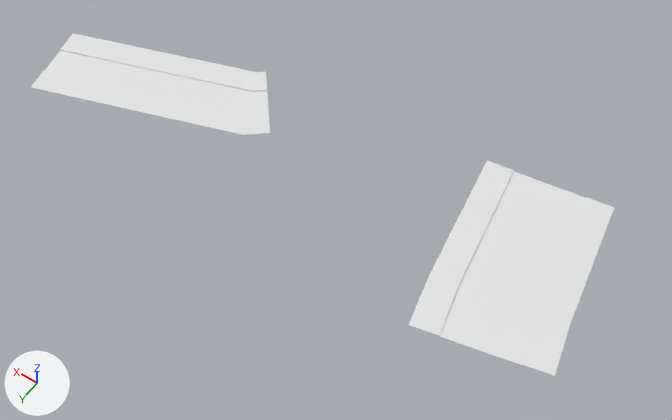
Before and after pictures for a commit that changed the glTF model apps/client/public/world/chunk_-1_6.glb.
The view is the same before and after, from a 50 mm camera at (-65.1, -1165.7, 62.1) aimed at (-35.6, -1207.0, -2.8). Lighting does not change. The marker at lower left points along +X, +Y and +Z. The first picture is the older version. Vertices at exactly the same position are counted once.

Names of what the first picture shows: 'curb', 'road', 'sidewalk'.
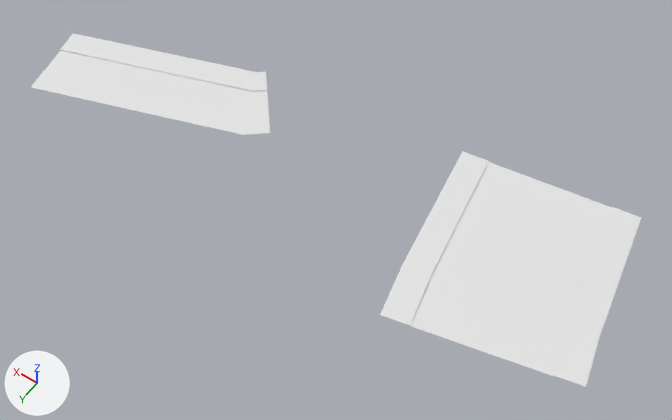
Where the change shows, as pixel boxes (x1, y1, x2, y2) in the pictures (672 x 420 px; the box of a moved part takes in the faces that stretch with it):
'sidewalk', reshaped: before (31, 33, 614, 376); after (31, 33, 641, 387)
part 1 of me_road, moved or reshaped: before (439, 171, 585, 365); after (411, 162, 612, 376)
part 2 of me_sidewalk, moved or reshaped: before (524, 198, 614, 376); after (555, 208, 641, 387)
part 3 of me_sidewalk, moved or reshaped: before (408, 160, 512, 335); after (380, 151, 487, 325)
part 4 of me_curb, moved or reshaped: before (522, 197, 587, 365); after (552, 207, 614, 376)
part 5 of me_curb, moved or reshaped: before (438, 170, 514, 335); after (409, 160, 489, 326)

The change, as a list of edits to the scene's bpy script:
```text
Change me_road:
    used by ob_road; location = (0.0, 0.0, 0.0)
    remove me_road.from_pydata(...)  # 14 vertices, 10 faces; spans x -56.8..-3.6, y -1218.7..-1199.8, z 0.0
    add me_road.from_pydata(...)  # 14 vertices, 10 faces; spans x -59.0..-3.6, y -1219.0..-1199.3, z 0.0
    me_road part 1
    me_road.vertices[0].co: (-50.4, -1199.8, 0.0) -> (-48.2, -1199.3, 0.0)  # pixel (439, 336) -> pixel (410, 326)
    me_road.vertices[1].co: (-56.8, -1201.3, 0.0) -> (-59.0, -1201.9, 0.0)  # pixel (521, 365) -> pixel (552, 375)
    me_road.vertices[2].co: (-49.3, -1204.6, 0.0) -> (-47.0, -1204.2, 0.0)  # pixel (458, 286) -> pixel (431, 276)
    me_road.vertices[3].co: (-55.7, -1205.9, 0.0) -> (-58.0, -1206.4, 0.0)  # pixel (538, 315) -> pixel (567, 325)
    me_road.vertices[4].co: (-48.3, -1210.7, 0.0) -> (-46.0, -1210.3, 0.0)  # pixel (485, 229) -> pixel (459, 220)
    me_road.vertices[5].co: (-54.7, -1211.9, 0.0) -> (-57.0, -1212.3, 0.0)  # pixel (561, 257) -> pixel (589, 268)
    me_road.vertices[6].co: (-47.0, -1217.8, 0.0) -> (-44.7, -1217.4, 0.0)  # pixel (513, 171) -> pixel (488, 161)
    me_road.vertices[7].co: (-53.5, -1218.7, 0.0) -> (-55.8, -1219.0, 0.0)  # pixel (585, 197) -> pixel (612, 207)
Change me_sidewalk:
    used by ob_sidewalk; location = (0.0, 0.0, 0.0)
    remove me_sidewalk.from_pydata(...)  # 28 vertices, 20 faces; spans x -59.2..-2.9, y -1219.0..-1199.3, z 0.1
    add me_sidewalk.from_pydata(...)  # 28 vertices, 20 faces; spans x -61.5..-2.9, y -1219.4..-1198.7, z 0.1
    me_sidewalk part 2: the loose piece of 8 vertices spanning x -59.2..-53.6, y -1219.0..-1201.4, z 0.1 is scaled about its middle by (0.994, 0.989, 1), then moved by (-2.3, -0.4, 0.0)
    me_sidewalk part 3: the loose piece of 8 vertices spanning x -50.3..-44.6, y -1217.7..-1199.3, z 0.1 is scaled about its middle by (1.01, 1.01, 1), then moved by (2.3, 0.4, 0.0)
Change me_curb:
    used by ob_curb; location = (0.0, 0.0, 0.0)
    remove me_curb.from_pydata(...)  # 42 vertices, 40 faces; spans x -56.9..-3.5, y -1218.7..-1199.8, z 0.0..0.1
    add me_curb.from_pydata(...)  # 42 vertices, 40 faces; spans x -59.2..-3.5, y -1219.0..-1199.3, z 0.0..0.1
    me_curb part 4: the loose piece of 12 vertices spanning x -56.9..-53.5, y -1218.7..-1201.3, z 0.0..0.1 is scaled about its middle by (0.988, 0.989, 1), then moved by (-2.3, -0.4, 0.0)
    me_curb part 5: the loose piece of 12 vertices spanning x -50.4..-46.9, y -1217.8..-1199.8, z 0.0..0.1 is scaled about its middle by (1.01, 1.01, 1), then moved by (2.3, 0.4, 0.0)
```
